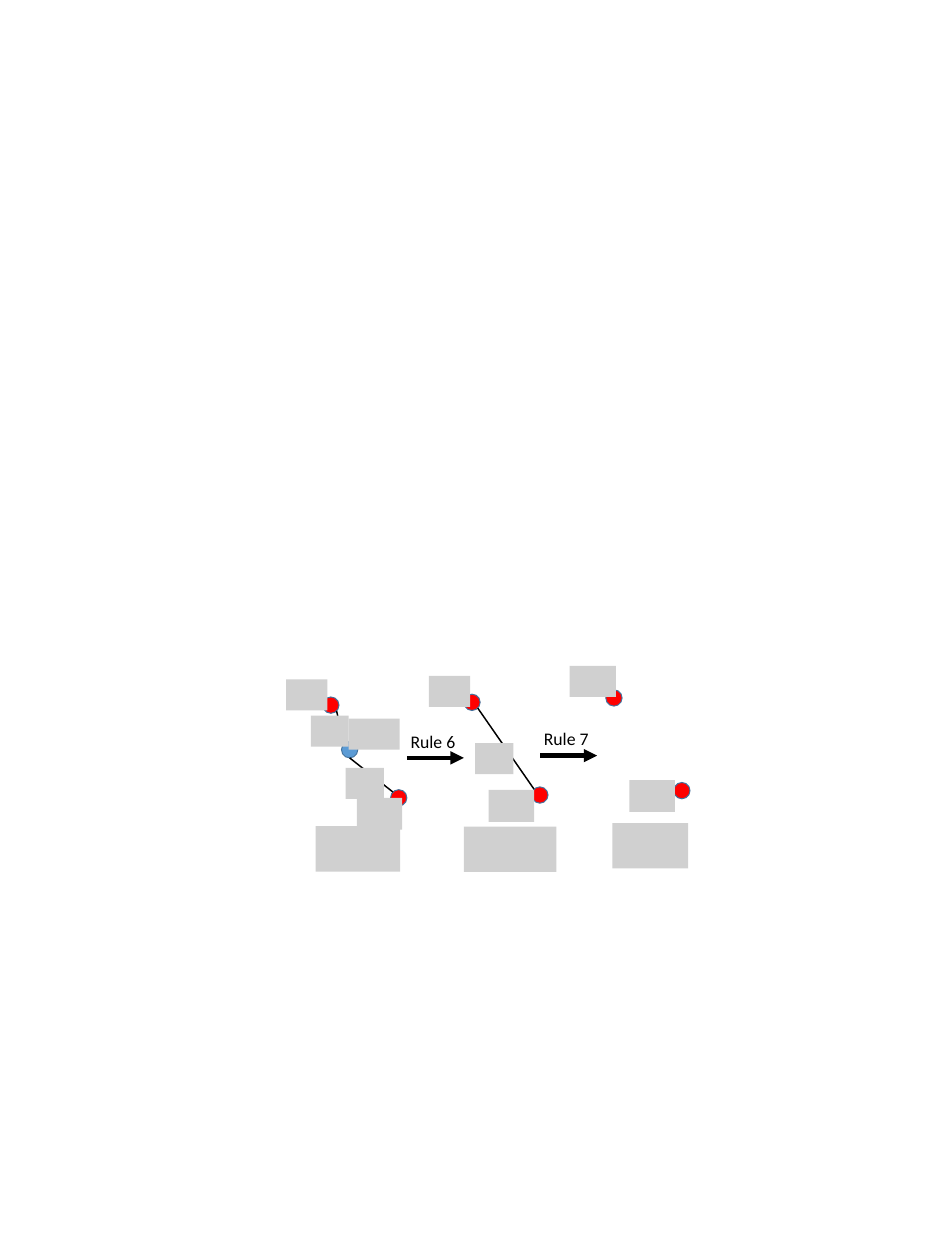
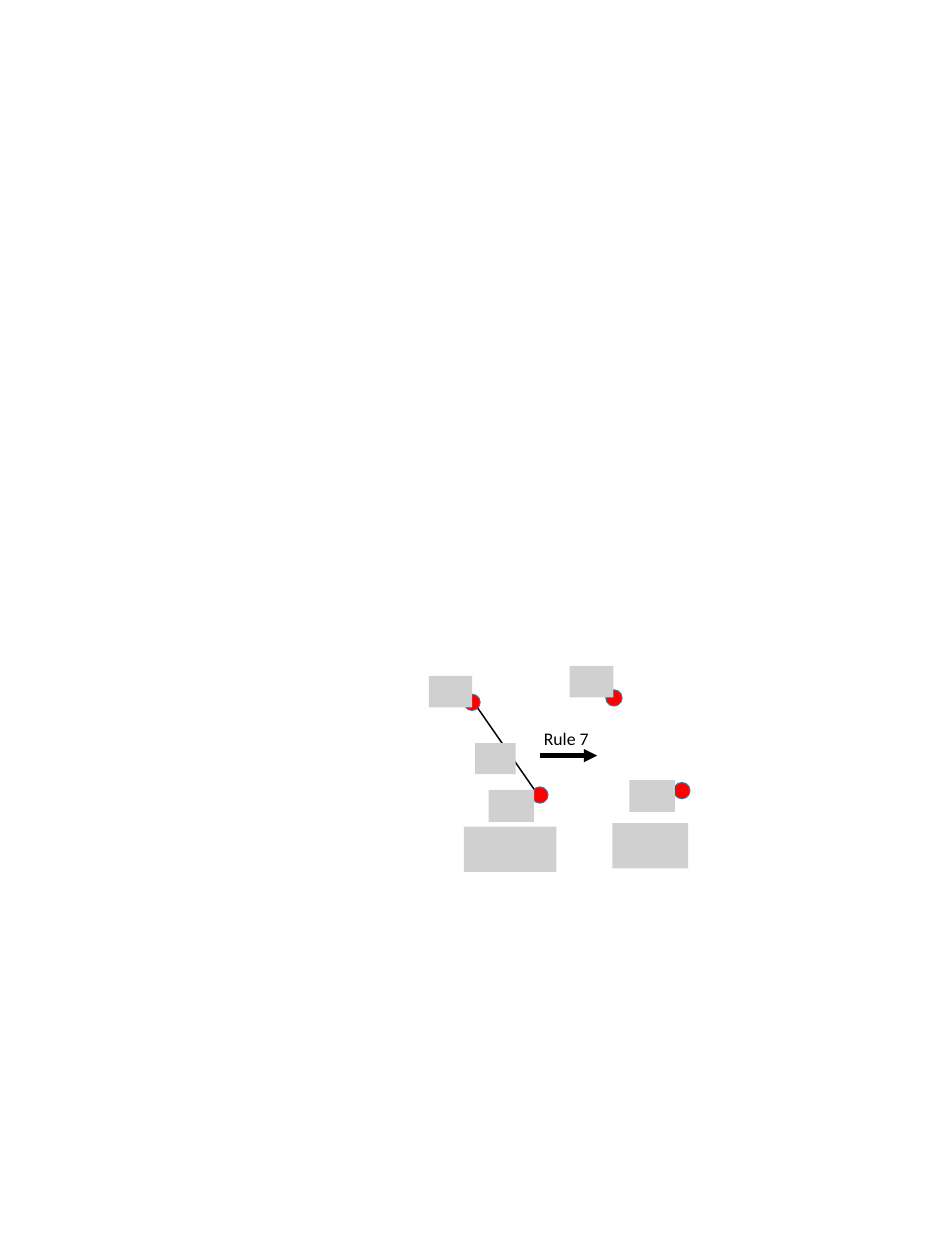
Before and after one commit to mlab-upenn/REGAR-FORMAT15, a slide deck: slide 1 of figs/abs.pptx (slide 2 before the commit). Drawn at 945x1260 pixels with LibreOffice and Linux fonts; fonts in the diff are those of the drawing; grey boxes stand for pictures. Boxes give left, top, right and bottom in pixels: in the first picture for what was removed or moved away, otherwise in the second. Text is boxed around its words. In the diff, an @@ line names an element or a change of style, - is before the commit and + after.

```diff
--- a/figs/abs.pptx
+++ b/figs/abs.pptx
@@ picture removed at [286,680,328,711] @@
@@ picture removed at [311,716,349,747] @@
@@ ellipse removed at [323,697,339,713] @@
@@ line removed from (337, 711) to (344, 744) @@
@@ picture removed at [349,719,400,750] @@
@@ ellipse removed at [342,742,358,758] @@
@@ text removed at [411,735,455,753] @@
-Rule 6
@@ picture removed at [346,768,384,799] @@
@@ line removed from (350, 758) to (393, 793) @@
@@ arrow removed from (407, 758) to (464, 758) @@
@@ picture removed at [357,798,402,830] @@
@@ ellipse removed at [391,790,407,806] @@
@@ picture removed at [315,827,400,872] @@
```
Also in this commit, not shown: 1 other slide changed, 1 slide removed, 2 other files.
